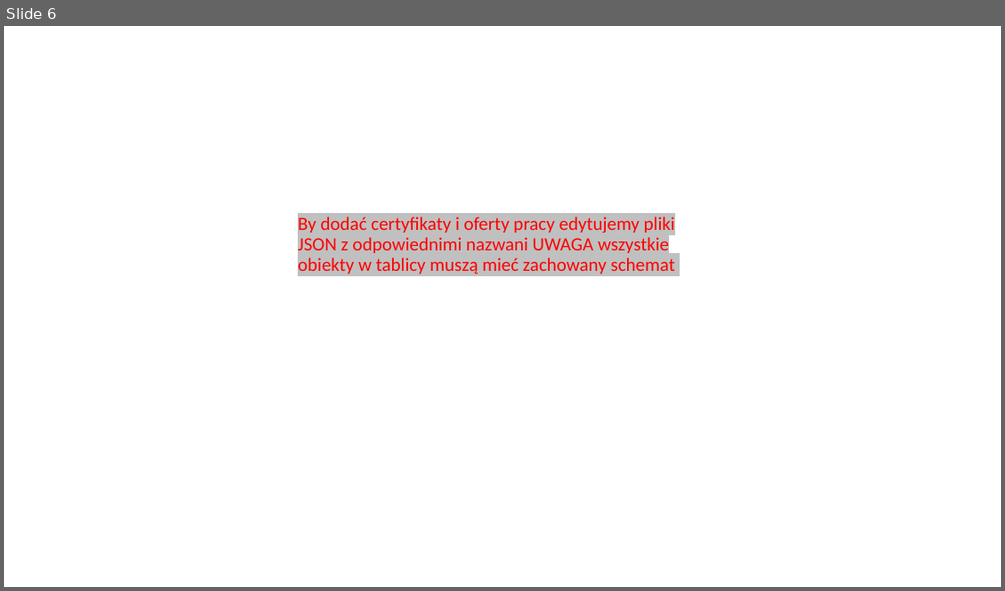
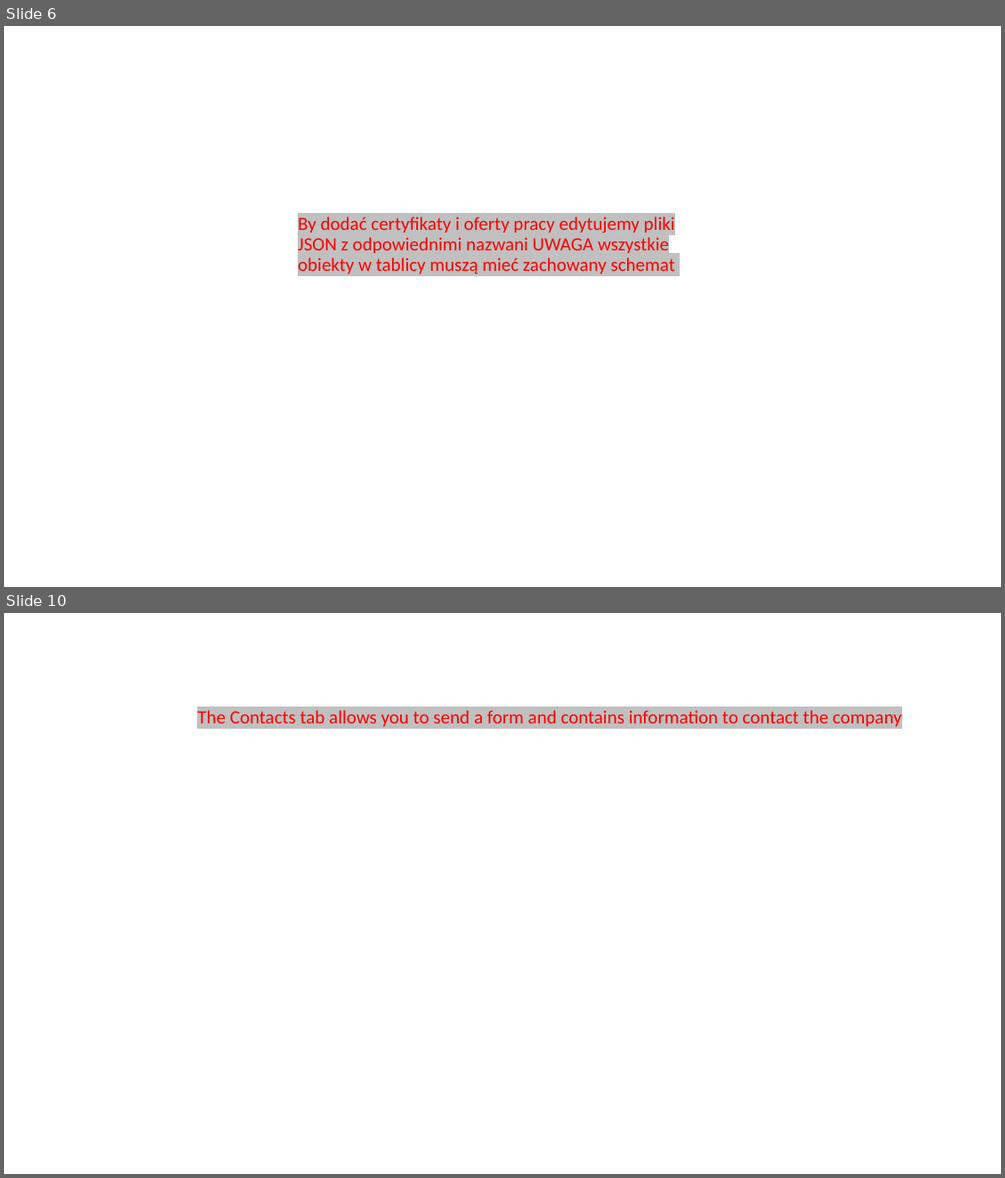
Before and after one commit to SzczepanRy/mockup, a slide deck: prentacje/Funkcjonalności strony.pptx. Shown one above the other, each under a label of ours: slide 6 before the commit, slides 6 and 10 after it; the slides between them are not shown. The pictures are 1005x591 and 1005x1178 pixels, drawn with LibreOffice and Linux fonts; fonts in the diff are those of the drawing; background and template pictures are left out. Boxes give left, top, right and bottom in pixels: in the first picture for what was removed or moved away, otherwise in the second. Text is boxed around its words. In the diff, an @@ line names an element or a change of style, - is before the commit and + after.

```diff
--- a/prentacje/Funkcjonalności strony.pptx
+++ b/prentacje/Funkcjonalności strony.pptx
@@ slide 10 added at [4, 613, 1001, 1174], background picture (left out) @@
@@ title added at [197, 710, 902, 727], 18 pt, text #FF0000 @@
+The Contacts tab allows you to send a form and contains information to contact the company
```
Also in this commit, not shown: 5 slides changed, 4 other slides added, 1 other file.
